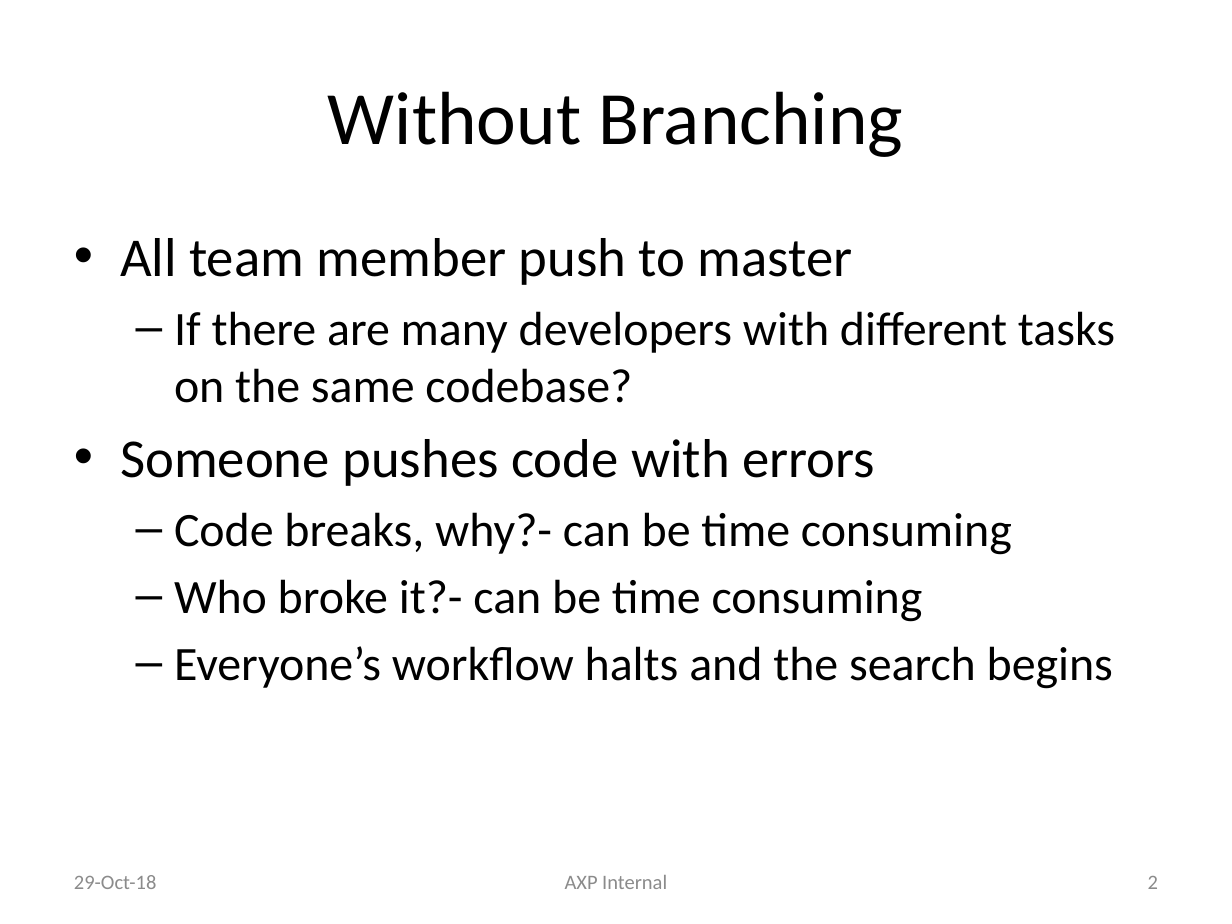
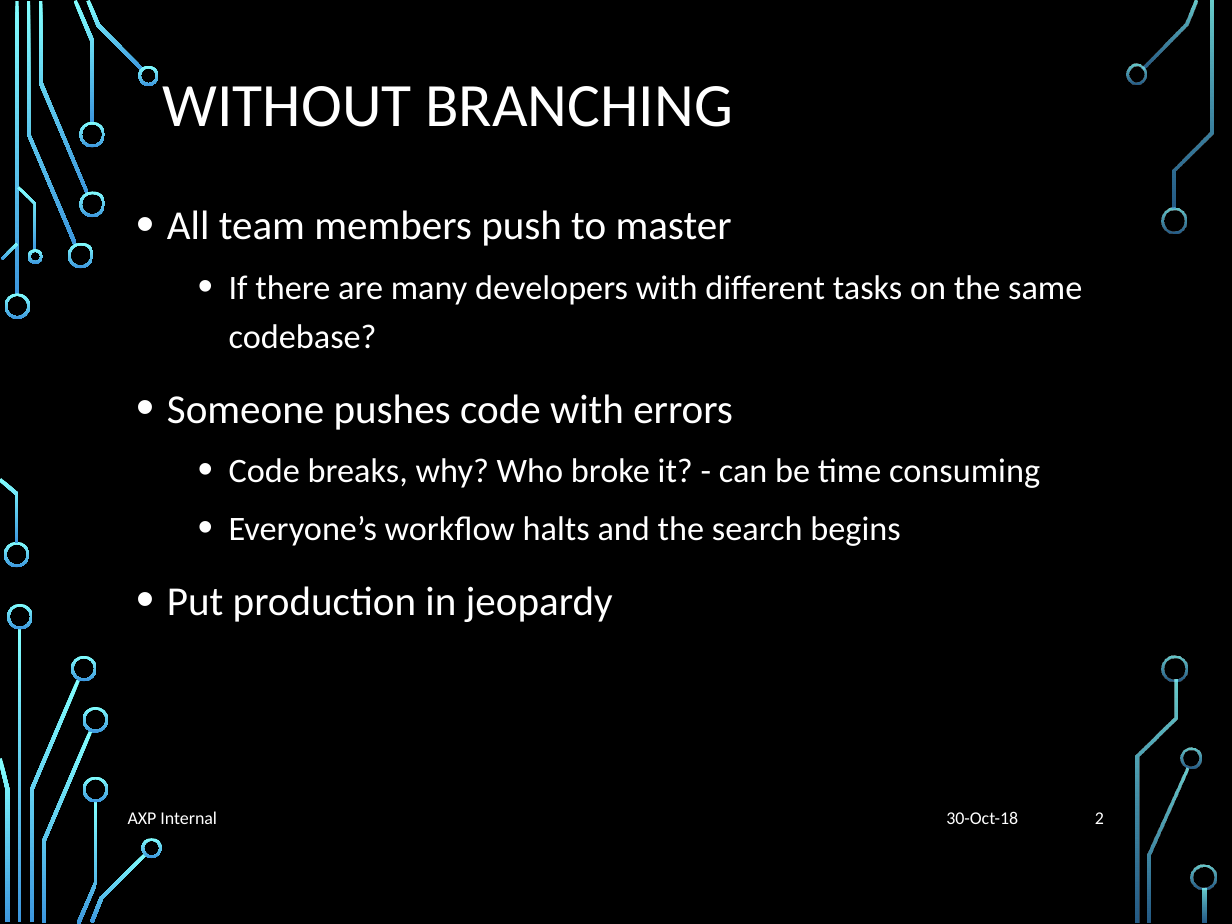
Before and after one commit to liyuan6006/GitStrategies, a slide deck: slide 2 of Branching.pptx. Drawn at 1232x924 pixels with LibreOffice and Linux fonts; fonts in the diff are those of the drawing; background and template pictures are left out. Boxes give left, top, right and bottom in pixels: in the first picture for what was removed or moved away, otherwise in the second. Text is boxed around its words. In the diff, an @@ line names an element or a change of style, - is before the commit and + after.

```diff
--- a/Branching.pptx
+++ b/Branching.pptx
@@ background #FFFFFF to picture (left out) @@
@@ title at [163, 86, 732, 127]: text changed; size 44 to 36 pt; text colour #000000 to #FFFFFF @@
-Without Branching
+WITHOUT BRANCHING
@@ text "All team members push to ...": place and size @@
-text "All team members push to ..." at [120, 238, 1115, 689]
+text "All team members push to ..." at [167, 210, 1082, 622]
@@ text at [167, 210, 732, 246]: text changed; size 32 to 24 pt; text colour #000000 to #FFFFFF @@
-• All team member push to master
+• All team members push to master
@@ text at [167, 275, 1082, 546]: size 28 to 20 pt in "If there are many developers with different ...", "Everyone’s workflow halts and the search begins"; text colour #000000 to #FFFFFF in "If there are many developers with different ...", "Someone pushes code with errors", "Everyone’s workflow halts and the search begins"; size 32 to 24 pt in "Someone pushes code with errors"; bullet – to •; line spacing 1 to 1.2; indent changed; more space between paragraphs @@
@@ text at [229, 458, 1040, 488]: text changed; size 28 to 20 pt; text colour #000000 to #FFFFFF @@
-  – Code breaks, why?- can be time consuming
-  – Who broke it?- can be time consuming
+  • Code breaks, why? Who broke it? - can be time consuming
@@ text at [167, 586, 613, 622]: paragraph added @@
+• Put production in jeopardy
@@ text "AXP Internal": place and size @@
-text "AXP Internal" at [565, 875, 667, 889]
+text "AXP Internal" at [128, 811, 217, 824]
@@ text "AXP Internal" at [128, 811, 217, 824]: size 12 to 10.5 pt, text colour #8C8C8C to #FFFFFF; alignment centre to left @@
@@ page number: place and size @@
-page number at [1148, 876, 1158, 889]
+page number at [1095, 812, 1104, 824]
@@ page number at [1095, 812, 1104, 824]: size 12 to 10.5 pt, text colour #8C8C8C to #FFFFFF @@
@@ text at [946, 811, 1018, 824]: text changed; size 12 to 10.5 pt; text colour #8C8C8C to #FFFFFF @@
-29-Oct-18
+30-Oct-18
@@ group added at [0, 0, 1216, 924]: 33 freeform shapes, 3 rectangles @@
```
Also in this commit, not shown: 12 other slides changed, 4 slides added, 4 slides removed.
